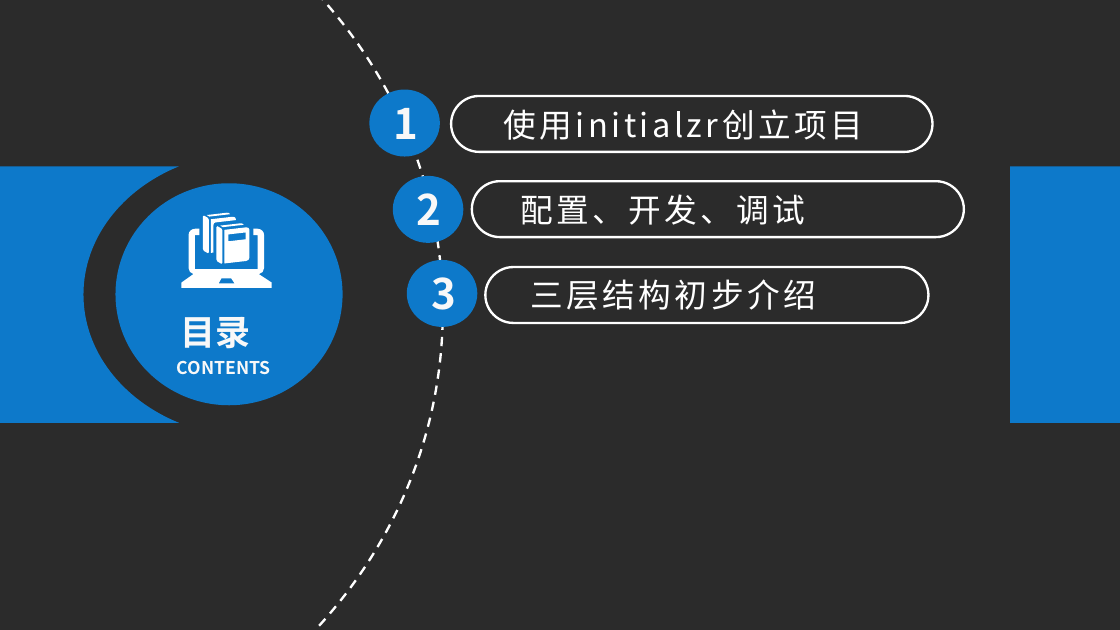
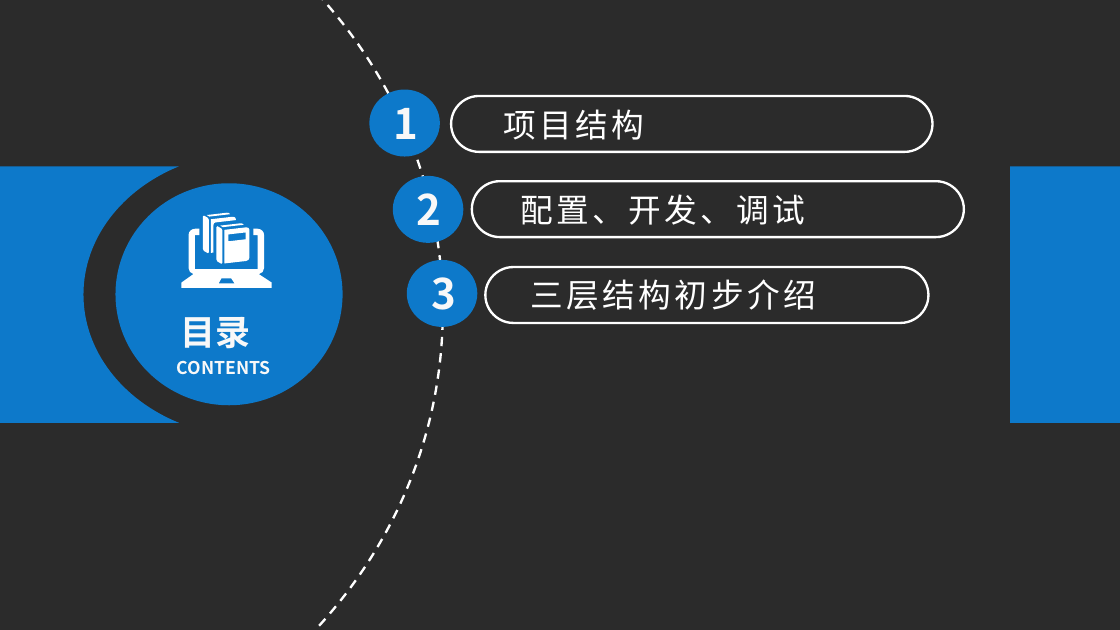
Before and after one commit to baiyuqi/course-space, a slide deck: slide 3 of document/讲义（ppt）/0-j2ee应用开发技术-开发入门.pptx (slide 4 before the commit). Drawn at 1120x630 pixels with LibreOffice and Linux fonts; fonts in the diff are those of the drawing; background and template pictures are left out; a plain dark background stands for a picture behind light text. Boxes give left, top, right and bottom in pixels: in the first picture for what was removed or moved away, otherwise in the second. Text is boxed around its words. In the diff, an @@ line names an element or a change of style, - is before the commit and + after.

```diff
--- a/document/讲义（ppt）/0-j2ee应用开发技术-开发入门.pptx
+++ b/document/讲义（ppt）/0-j2ee应用开发技术-开发入门.pptx
@@ text at [504, 109, 645, 140]: text changed @@
-使用initialzr创立项目
+项目结构
```
Also in this commit, not shown: 1 other slide changed, 1 slide added, 3 slides removed, 18 other files.
